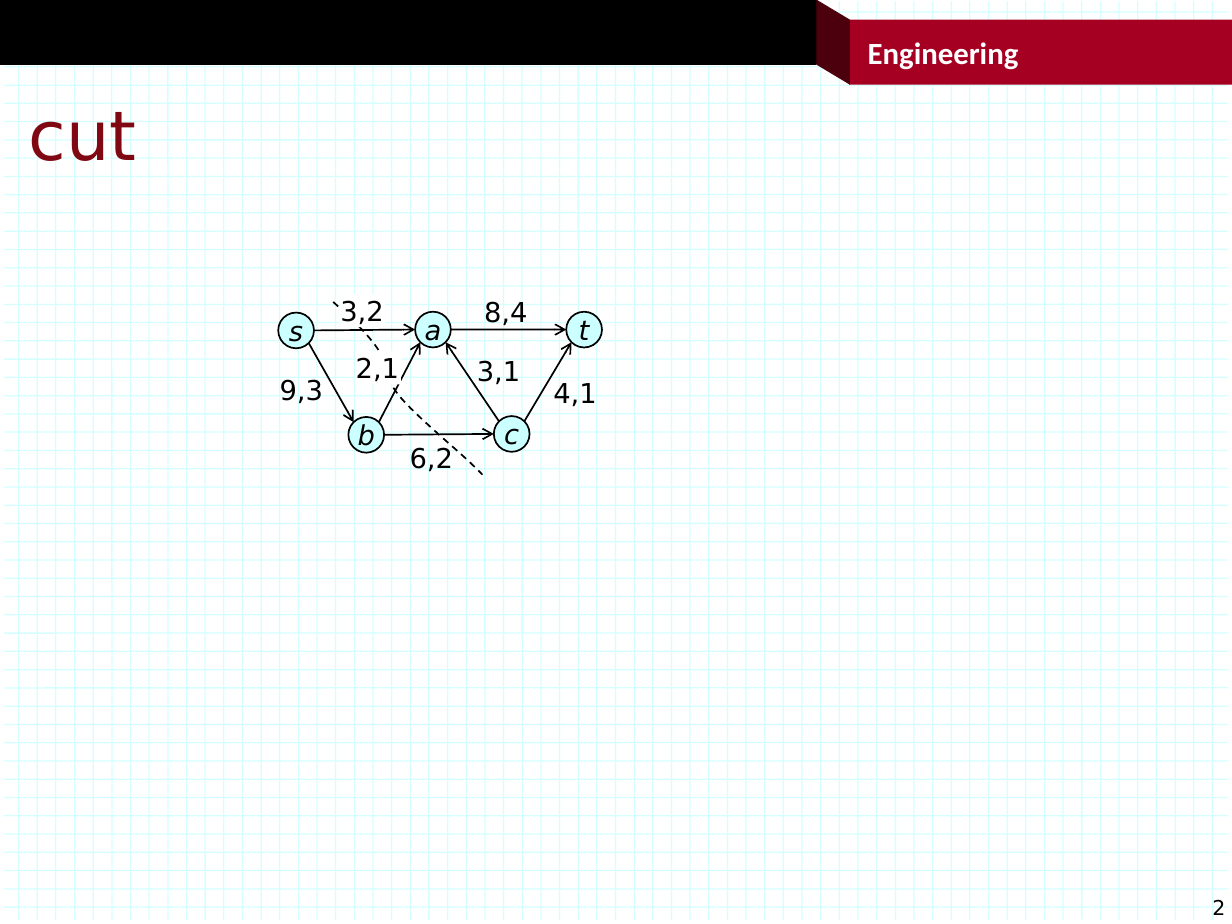
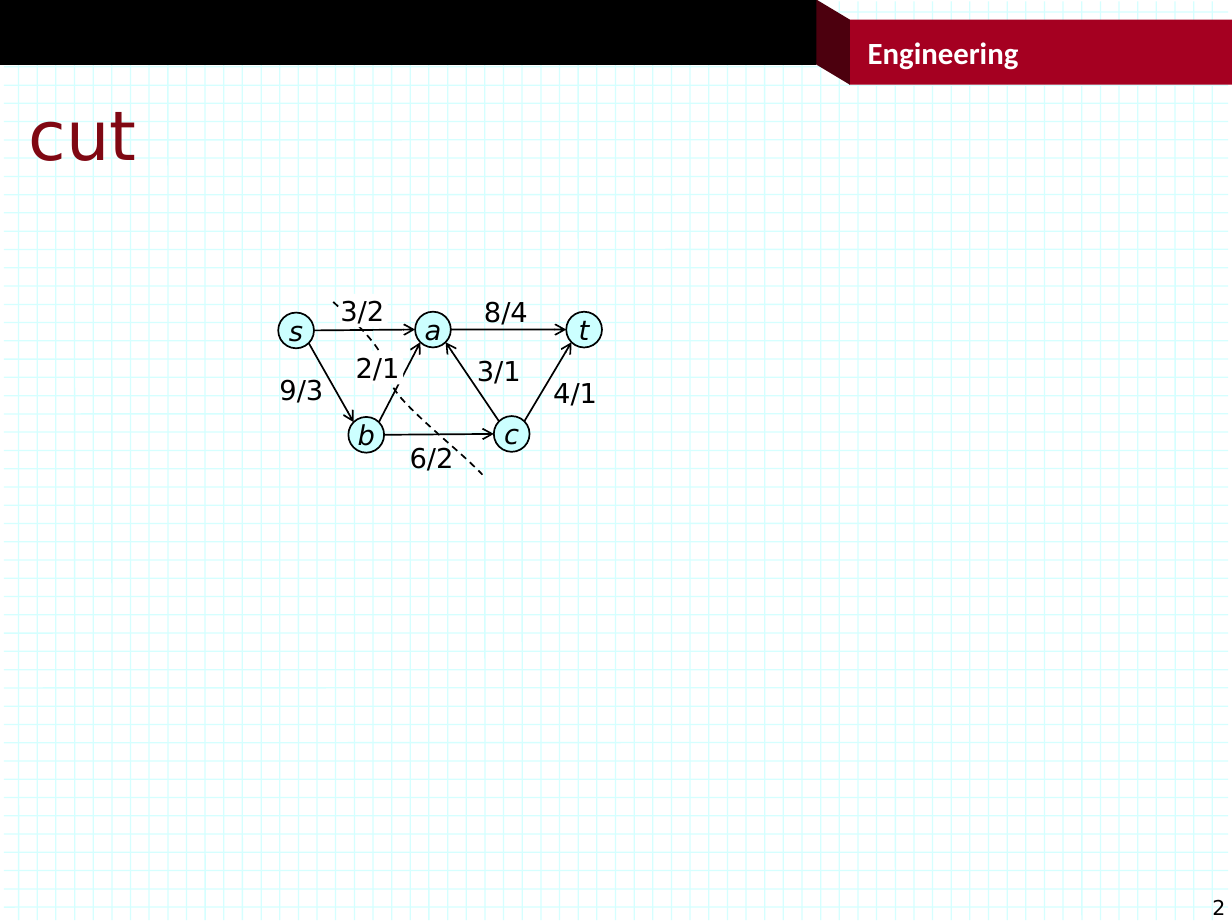
Before and after one commit to jonturner53/gads, a slide deck: slide 2 of graphAlgorithms/maxflow/figs.pptx. Drawn at 1232x924 pixels with LibreOffice and Linux fonts; fonts in the diff are those of the drawing; background and template pictures are left out. Boxes give left, top, right and bottom in pixels: in the first picture for what was removed or moved away, otherwise in the second. Text is boxed around its words. In the diff, an @@ line names an element or a change of style, - is before the commit and + after.

```diff
--- a/graphAlgorithms/maxflow/figs.pptx
+++ b/graphAlgorithms/maxflow/figs.pptx
@@ rectangle "3/2": place and size @@
-rectangle "3/2" at bbox=[340, 300, 383, 325]
+rectangle "3/2" at bbox=[340, 294, 388, 328]
@@ text in rectangle at bbox=[340, 300, 384, 324]: text changed @@
-3,2
+3/2
@@ text at bbox=[484, 301, 528, 325]: text changed @@
-8,4
+8/4
@@ text at bbox=[356, 357, 400, 381]: text changed @@
-2,1
+2/1
@@ text at bbox=[477, 359, 521, 387]: text changed @@
-3,1
+3/1
@@ text at bbox=[279, 378, 323, 406]: text changed @@
-9,3
+9/3
@@ text at bbox=[553, 381, 597, 409]: text changed @@
-4,1
+4/1
@@ text at bbox=[410, 446, 454, 471]: text changed @@
-6,2
+6/2
```
Also in this commit, not shown: 3 other slides changed, 4 other files.
